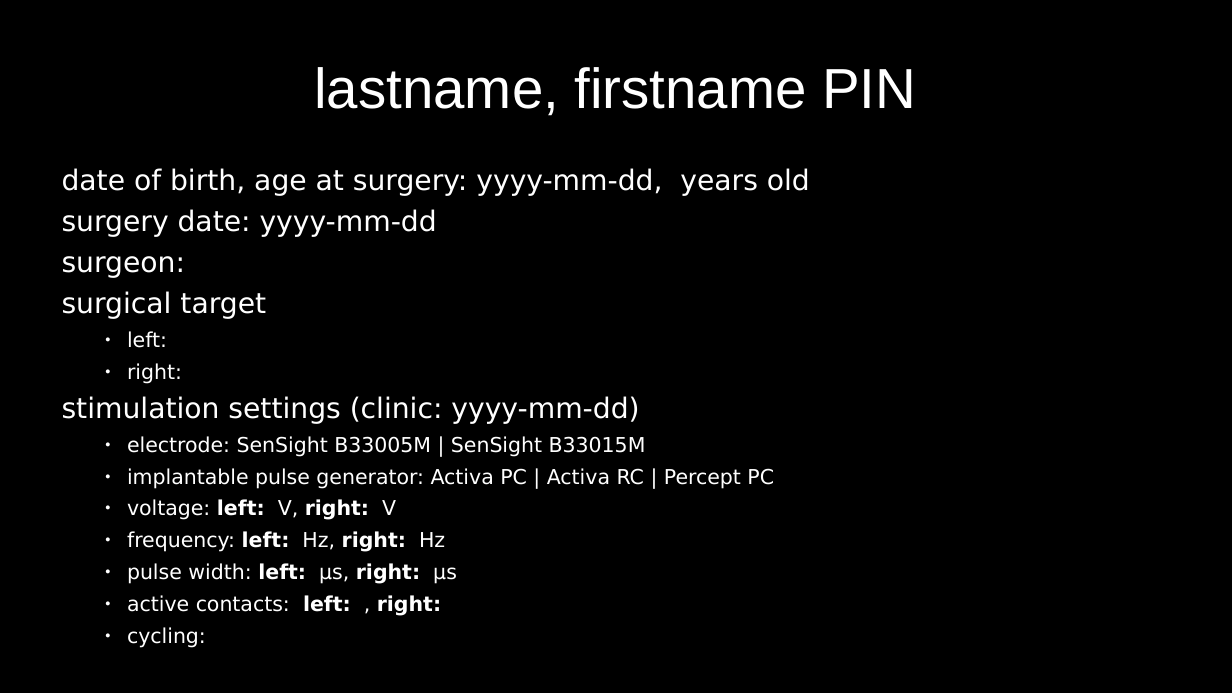
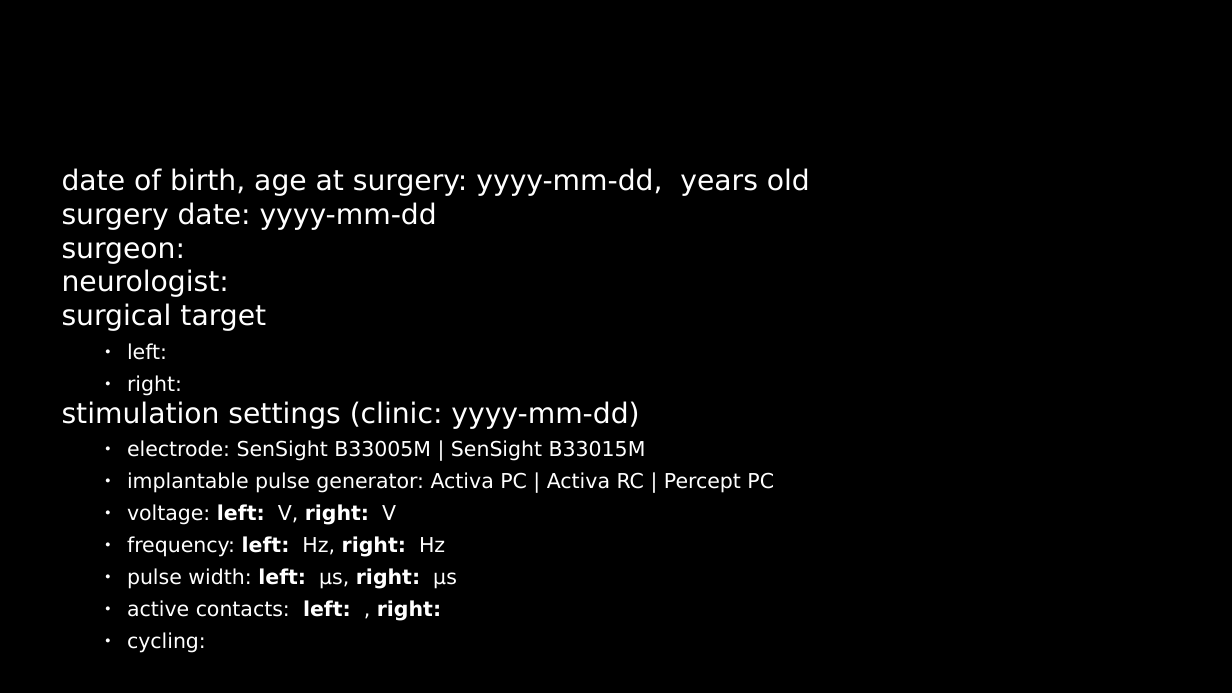
Before and after one commit to greydongilmore/clinical_dicom2bids_smk, a slide deck: slide 1 of resources/medtronic_sensight_reconstructions.pptx. Drawn at 1232x693 pixels with LibreOffice and Linux fonts; fonts in the diff are those of the drawing. Boxes give left, top, right and bottom in pixels: in the first picture for what was removed or moved away, otherwise in the second. Text is boxed around its words. In the diff, an @@ line names an element or a change of style, - is before the commit and + after.

```diff
--- a/resources/medtronic_sensight_reconstructions.pptx
+++ b/resources/medtronic_sensight_reconstructions.pptx
@@ title removed at [314, 67, 916, 116] @@
-lastname, firstname PIN
@@ subtitle at [62, 168, 810, 429]: less space between paragraphs @@
@@ subtitle at [62, 269, 229, 297]: paragraph added @@
+neurologist:
```
Also in this commit, not shown: 11 other slides changed, 3 other files.
